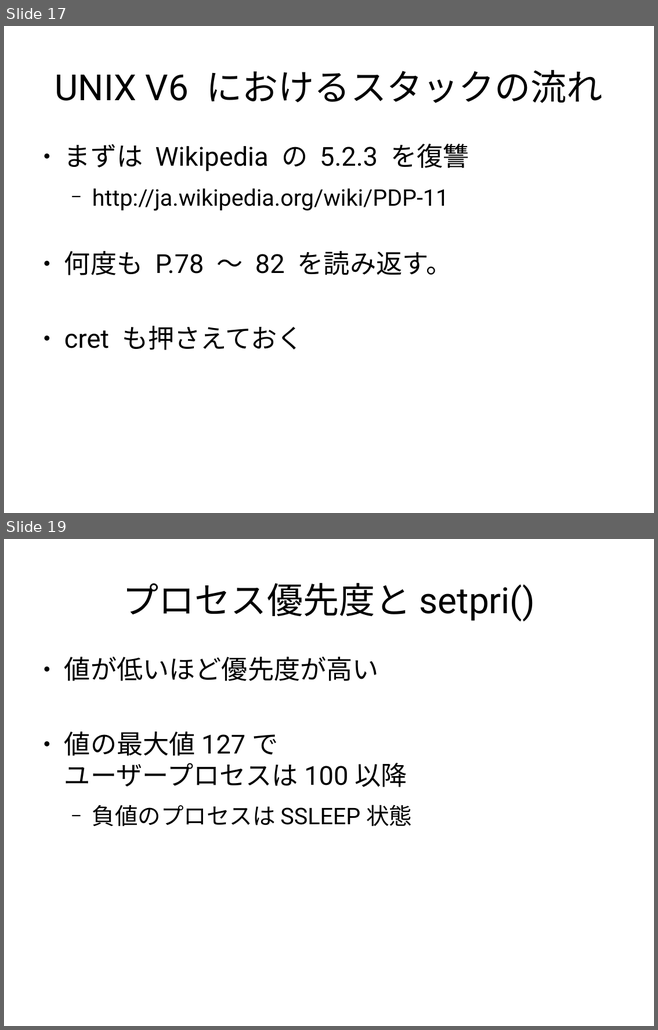
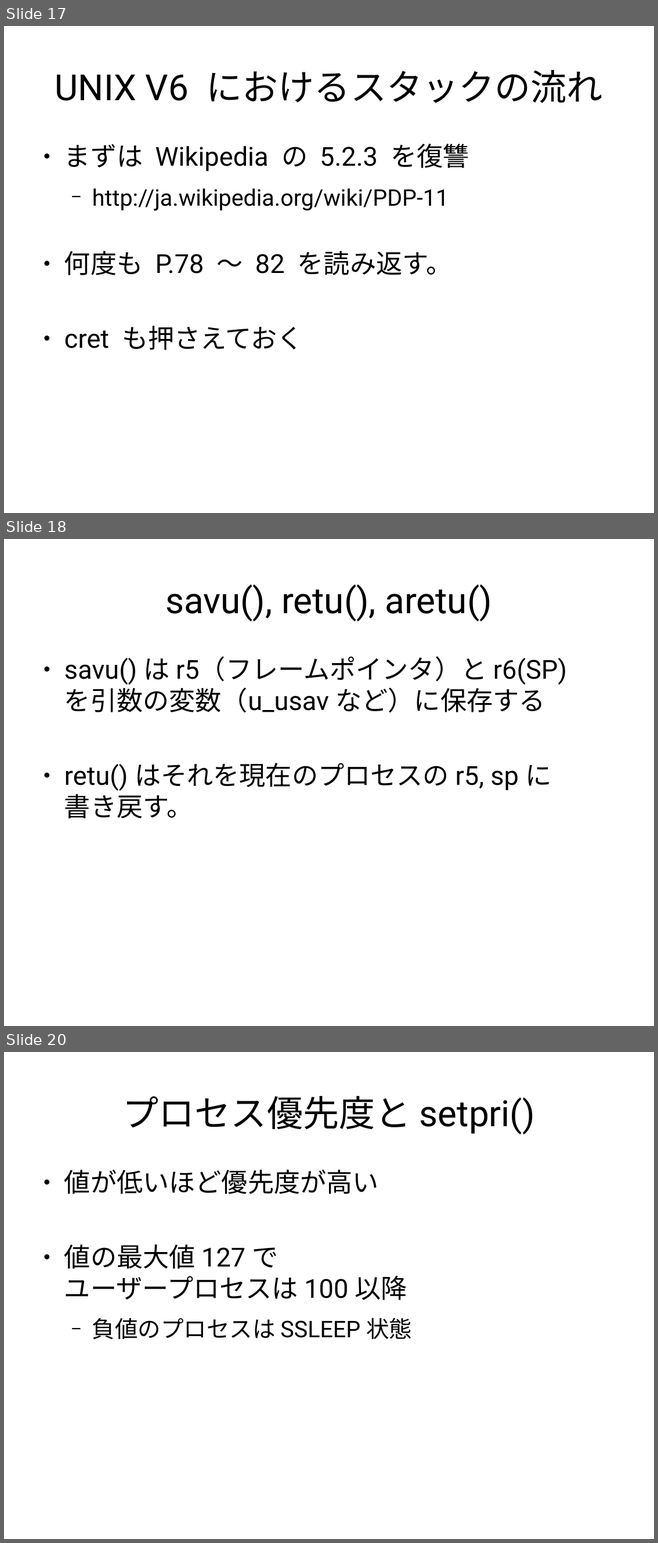
Before and after one commit to andromedroid/ame, a slide deck: doc/unix_v6/process_matome.odp. Shown one above the other, each under a label of ours: slides 17 and 19 before the commit, slides 17, 18 and 20 after it; the slides between them are not shown. The pictures are 658x1030 and 658x1543 pixels, drawn with LibreOffice and Linux fonts; fonts in the diff are those of the drawing. Boxes give left, top, right and bottom in pixels: in the first picture for what was removed or moved away, otherwise in the second. Text is boxed around its words. In the diff, an @@ line names an element or a change of style, - is before the commit and + after.

```diff
--- a/doc/unix_v6/process_matome.odp
+++ b/doc/unix_v6/process_matome.odp
@@ slide 18 added at [4, 539, 654, 1026], background #FFFFFF @@
@@ title added at [165, 584, 491, 621], 44 pt, text #000000 @@
+savu(), retu(), aretu()
@@ text added at [64, 656, 567, 819], 32 pt, text #000000 @@
+● savu() は r5（フレームポインタ）と r6(SP)
+  を引数の変数（u_usav など）に保存する
+● retu() はそれを現在のプロセスの r5, sp に
+  書き戻す。
@@ what was slide 19 is now slide 20 @@
```
Also in this commit, not shown: 1 slide changed, 2 other files.
